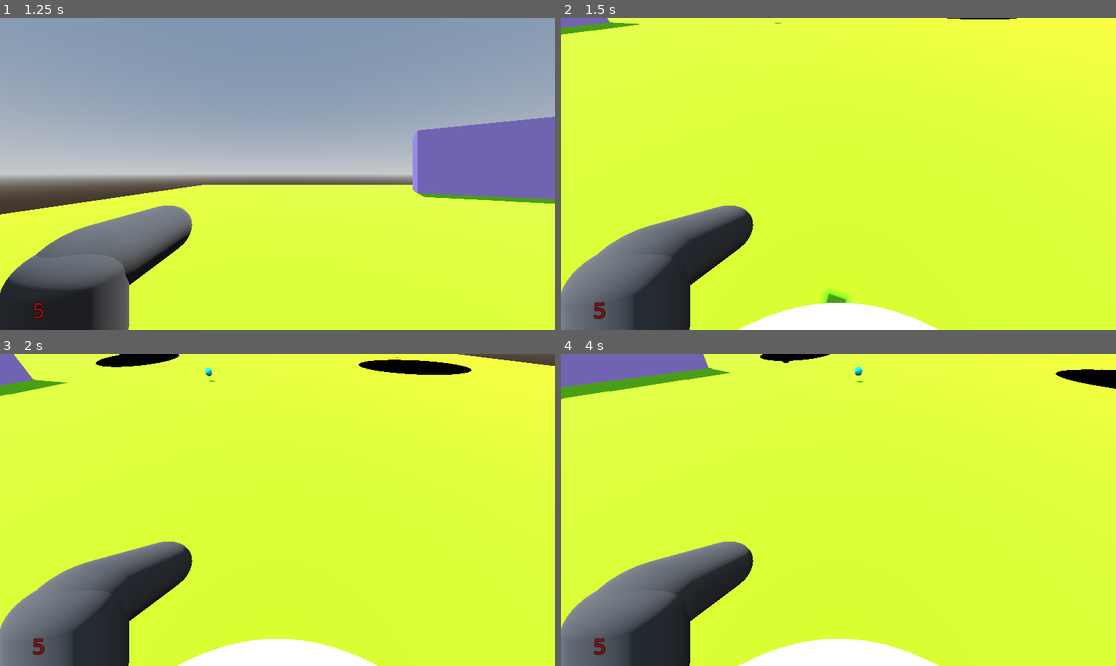
Above: before the commit, frames 1-4 (two rows, left to right).
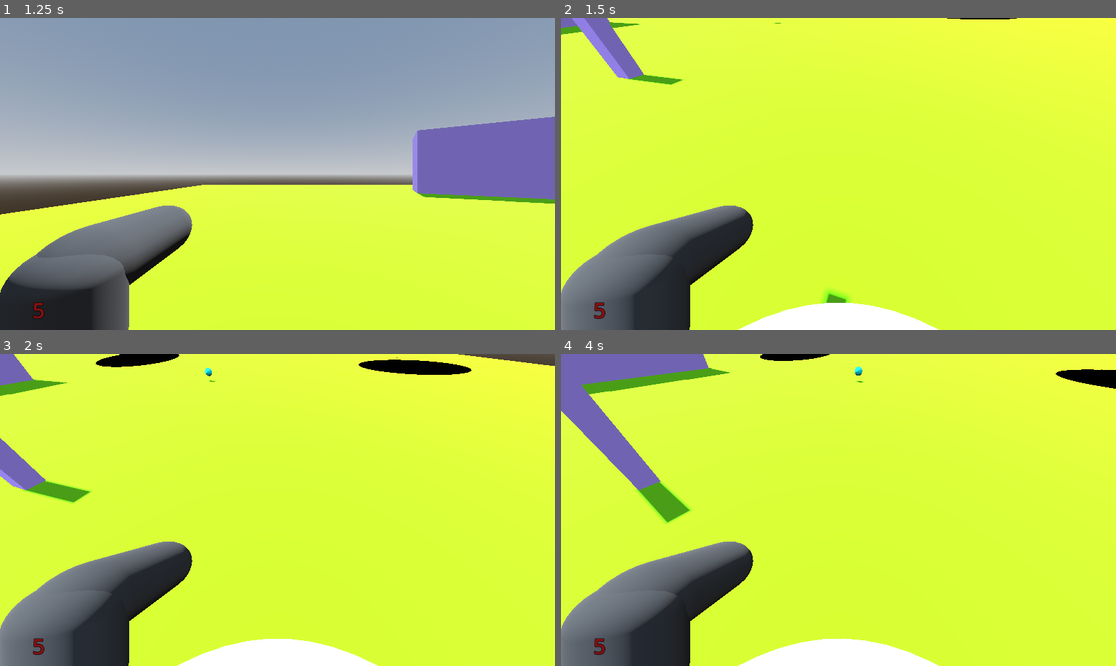
Above: after the commit, the same moments.

Repository: covmoore/potions_and_arsenals
Game: Godot game, scene res://scenes/MainMenu.tscn
Two runs of this game, one before a commit and one after it. Both use one fixed random seed, a clock stepped at 60 frames per second and the inputs below.
Inputs (mouse positions are in pixels of both pictures, inside the frame that each line leads up to):
- Up to frame 1 (1.25 s): click "Play" at 0.5 s
- Up to frame 2 (1.5 s): tap Enter at 1.25 s; move the mouse to (866, 174) at 1.27 s; hold W (move_forward) from 1.28 s (still down); click (866, 174) at 1.35 s
- Up to frame 3 (2 s): keep holding W (move_forward); tap Space (jump) at 1.52 s
- Up to frame 4 (4 s): move the mouse to (810, 510) at 2.02 s; tap V at 2.1, 3.6 s; tap Space (jump) at 2.27, 2.75, 3.77 s; move the mouse to (777, 447) at 2.77 s; release W (move_forward) at 2.78 s; hold D (move_right) 2.78-3.53 s; click (777, 447) at 2.85 s; tap Enter at 3.5 s; move the mouse to (816, 447) at 3.52 s; hold W (move_forward) from 3.53 s (still down); click (816, 447) at 3.67 s

Frame 1 is identical in both runs. In frame 2, 1.2% of the frame differs, in the area x 2-23%, y 0-22%; in frame 3, 1.2%; in frame 4, 2.7%, in the area x 0-42%, y 2-55%.

Commit message:
fixed shooting and made particles a little better

Diff:
--- a/handlers/handgun_projectile.gd
+++ b/handlers/handgun_projectile.gd
@@ -15,11 +15,12 @@
 func _process(delta):
 	position += transform.basis * Vector3(0,0,-SPEED) * delta
 	if ray.is_colliding():
+		particles.emitting = true
 		mesh.visible = false
-		particles.emitting = true
-		ray.enabled = false
+
 		if ray.get_collider().is_in_group("enemy"):
 			ray.get_collider().hit(1)
+		ray.enabled = false
 		await get_tree().create_timer(1.0).timeout
 		queue_free()
 
--- a/model_scenes/enemy.gd
+++ b/model_scenes/enemy.gd
@@ -18,10 +18,7 @@
 	pass
 
 func _process(delta):
-	if world.game_difficulty != world.DIFFICULTY.PEACEFUL:
-		velocity = Vector3.ZERO
-		nav_agent.set_target_position(player.global_transform.origin)
-	if player != null:
+	if world.game_difficulty != world.DIFFICULTY.PEACEFUL && player != null:
 		velocity = Vector3.ZERO
 		nav_agent.set_target_position(player.global_transform.origin)
 		look_at(Vector3(player.global_position.x, global_position.y, player.global_position.z), Vector3.UP)
@@ -29,7 +26,6 @@
 		velocity = (next_nav_point - global_transform.origin).normalized() * SPEED
 		move_and_slide()
 		if _target_in_range():
-			print("IS IN RANGE")
 			var current_time = Time.get_ticks_msec()
 			if abs(current_time - last_attacked) > HIT_SPEED:
 				player.hit(1)
--- a/model_scenes/handgun_projectile.tscn
+++ b/model_scenes/handgun_projectile.tscn
@@ -35,13 +35,16 @@
 mesh = SubResource("BoxMesh_p28ya")
 
 [node name="RayCast3D" type="RayCast3D" parent="."]
-transform = Transform3D(1, 0, 0, 0, 1, 0, 0, 0, 0.473955, 0, 0, 0.0796404)
-target_position = Vector3(0, 0, -1)
+transform = Transform3D(-1, -1.50996e-07, 0, 1.50996e-07, -1, 0, 0, 0, 1, 0, 0, 0)
+target_position = Vector3(0, 0, -0.5)
+hit_from_inside = true
 collide_with_areas = true
 
 [node name="GPUParticles3D" type="GPUParticles3D" parent="."]
-transform = Transform3D(1, 0, 0, 0, 1, 0, 0, 0, 1, 0.00389647, -0.0128397, -0.381815)
+transform = Transform3D(1, 0, 0, 0, 1, 0, 0, 0, 1, 0.000771503, -0.000551644, -0.317444)
 emitting = false
+one_shot = true
+preprocess = 0.01
 explosiveness = 1.0
 process_material = SubResource("ParticleProcessMaterial_juvny")
 draw_pass_1 = SubResource("SphereMesh_55va6")
--- a/scenes/Level1.tscn
+++ b/scenes/Level1.tscn
@@ -83,6 +83,17 @@
 physics_material_override = SubResource("PhysicsMaterial_8los7")
 
 [node name="CollisionShape3D" type="CollisionShape3D" parent="Map/MeshInstance3D3/StaticBody3D"]
+shape = SubResource("BoxShape3D_5qdlf")
+
+[node name="MeshInstance3D4" type="MeshInstance3D" parent="Map"]
+transform = Transform3D(-0.293413, 0, -0.392849, 0, 3.3167, 0, 0.466745, 0, -0.246958, -17.935, 1.6151, -4.78144)
+mesh = SubResource("BoxMesh_u445y")
+skeleton = NodePath("")
+
+[node name="StaticBody3D" type="StaticBody3D" parent="Map/MeshInstance3D4"]
+physics_material_override = SubResource("PhysicsMaterial_8los7")
+
+[node name="CollisionShape3D" type="CollisionShape3D" parent="Map/MeshInstance3D4/StaticBody3D"]
 shape = SubResource("BoxShape3D_5qdlf")
 
 [node name="NavigationRegion3D" type="NavigationRegion3D" parent="Map"]
--- a/scenes/world.gd
+++ b/scenes/world.gd
@@ -33,6 +33,8 @@
 signal player_created
 # Called when the node enters the scene tree for the first time.
 func _ready():
+	delay_created = false
+	enemy_spawn_state = SPAWN_STATE.NO_SPAWN
 	game_difficulty = DIFFICULTY.PEACEFUL
 	player_spawn_point.visible = false
 	player_instance = player.instantiate()
@@ -55,11 +57,10 @@
 				spawn_delay = rng.randi_range(0.5, 2)
 				delay_created = true
 			enemy_spawn_state = SPAWN_STATE.SPAWN
-		if enemy_spawn_state == SPAWN_STATE.SPAWN:
+		if enemy_spawn_state == SPAWN_STATE.SPAWN && delay_created == true:
 			timer += delta
 			if timer >= spawn_delay:
 				timer = 0.0
-				print("create enemy!")
 				var enemy_instance = enemy.instantiate()
 				var halfHeightX = ((spawn.scale.x) * sqrt(2)) / 4
 				var halfHeightZ = ((spawn.scale.z) * sqrt(2)) / 4
Not shown: 1 places in scenes/Level1.tscn that only renumber resources
